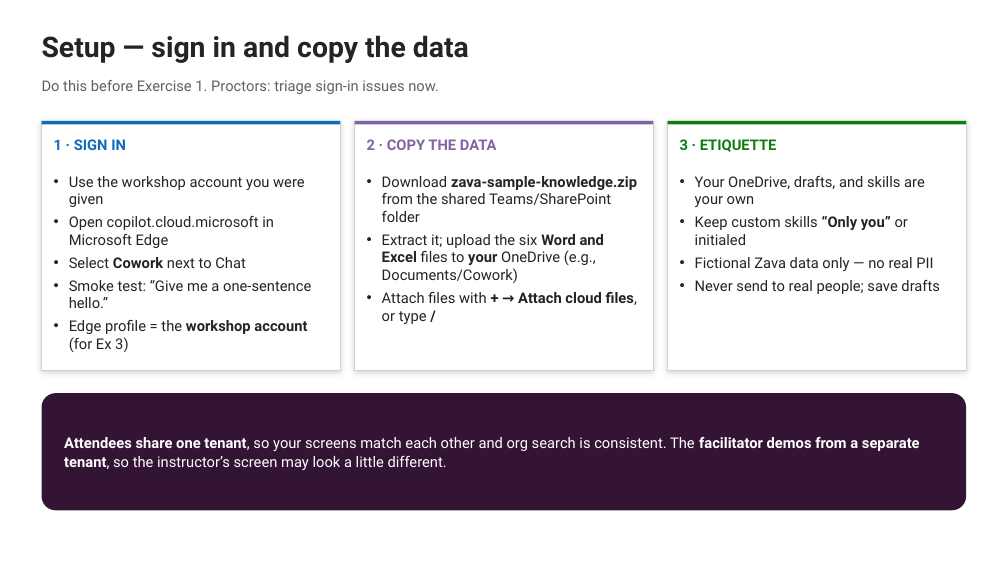
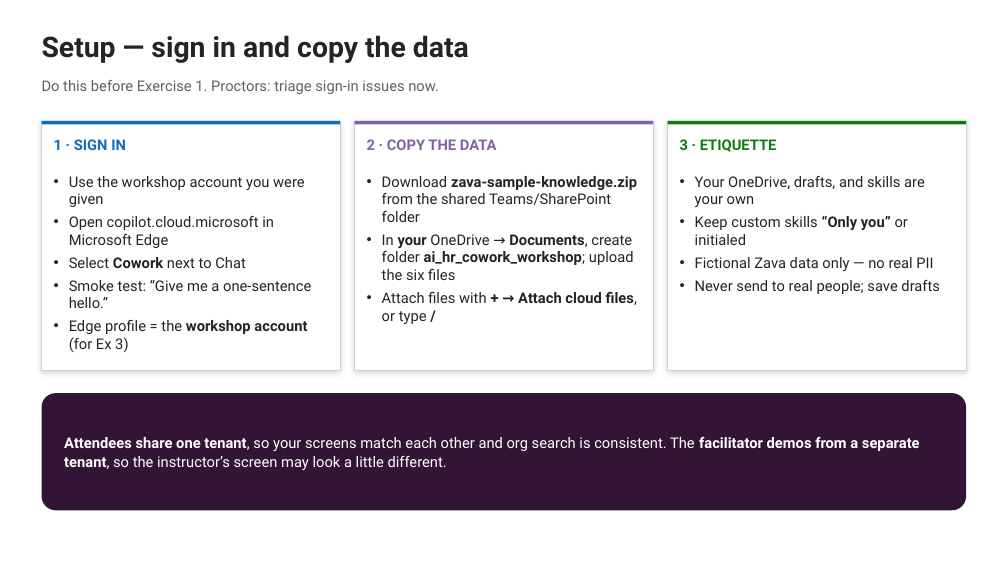
Before and after one commit to ragage/ai_hr_cowork_workshop, a slide deck: slide 8 of instructor-deck.pptx. Drawn at 1008x567 pixels with LibreOffice and Linux fonts; fonts in the diff are those of the drawing. Boxes give left, top, right and bottom in pixels: in the first picture for what was removed or moved away, otherwise in the second. Text is boxed around its words. In the diff, an @@ line names an element or a change of style, - is before the commit and + after.

```diff
--- a/instructor-deck.pptx
+++ b/instructor-deck.pptx
@@ text at box(382, 234, 634, 280): text changed @@
-• Extract it; upload the six Word and Excel files to your OneDrive (e.g., Documents/Cowork)
+• In your OneDrive → Documents, create folder ai_hr_cowork_workshop; upload the six files
```
Also in this commit, not shown: 5 other slides changed, 8 slides added, 26 other files.
